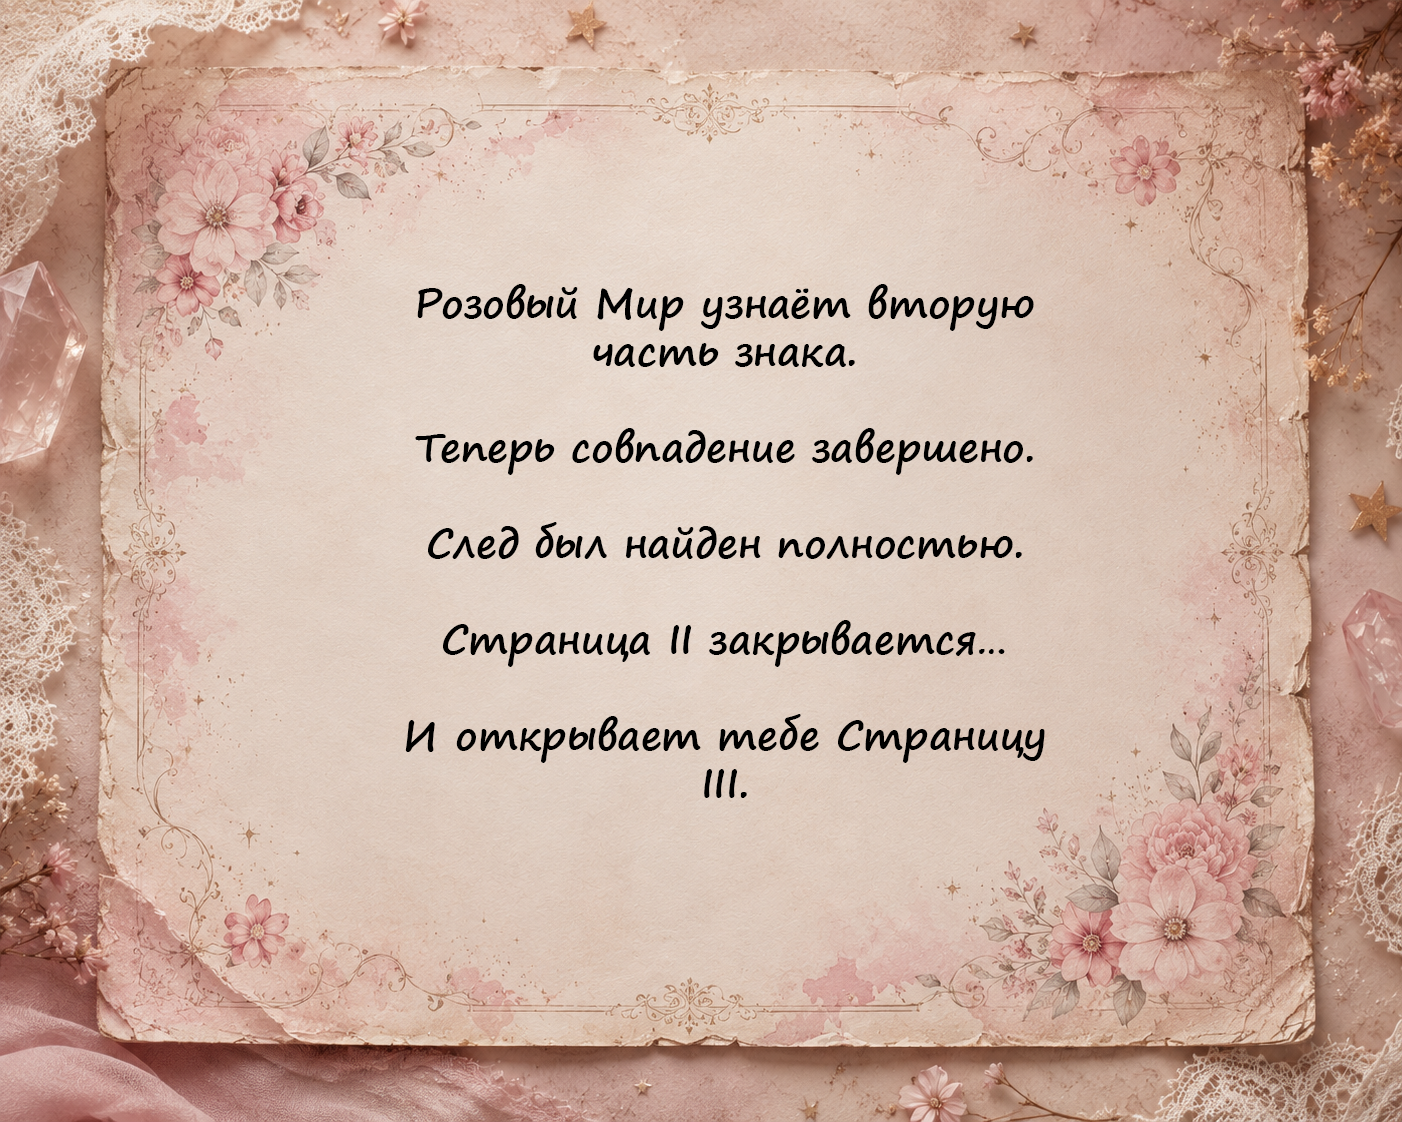
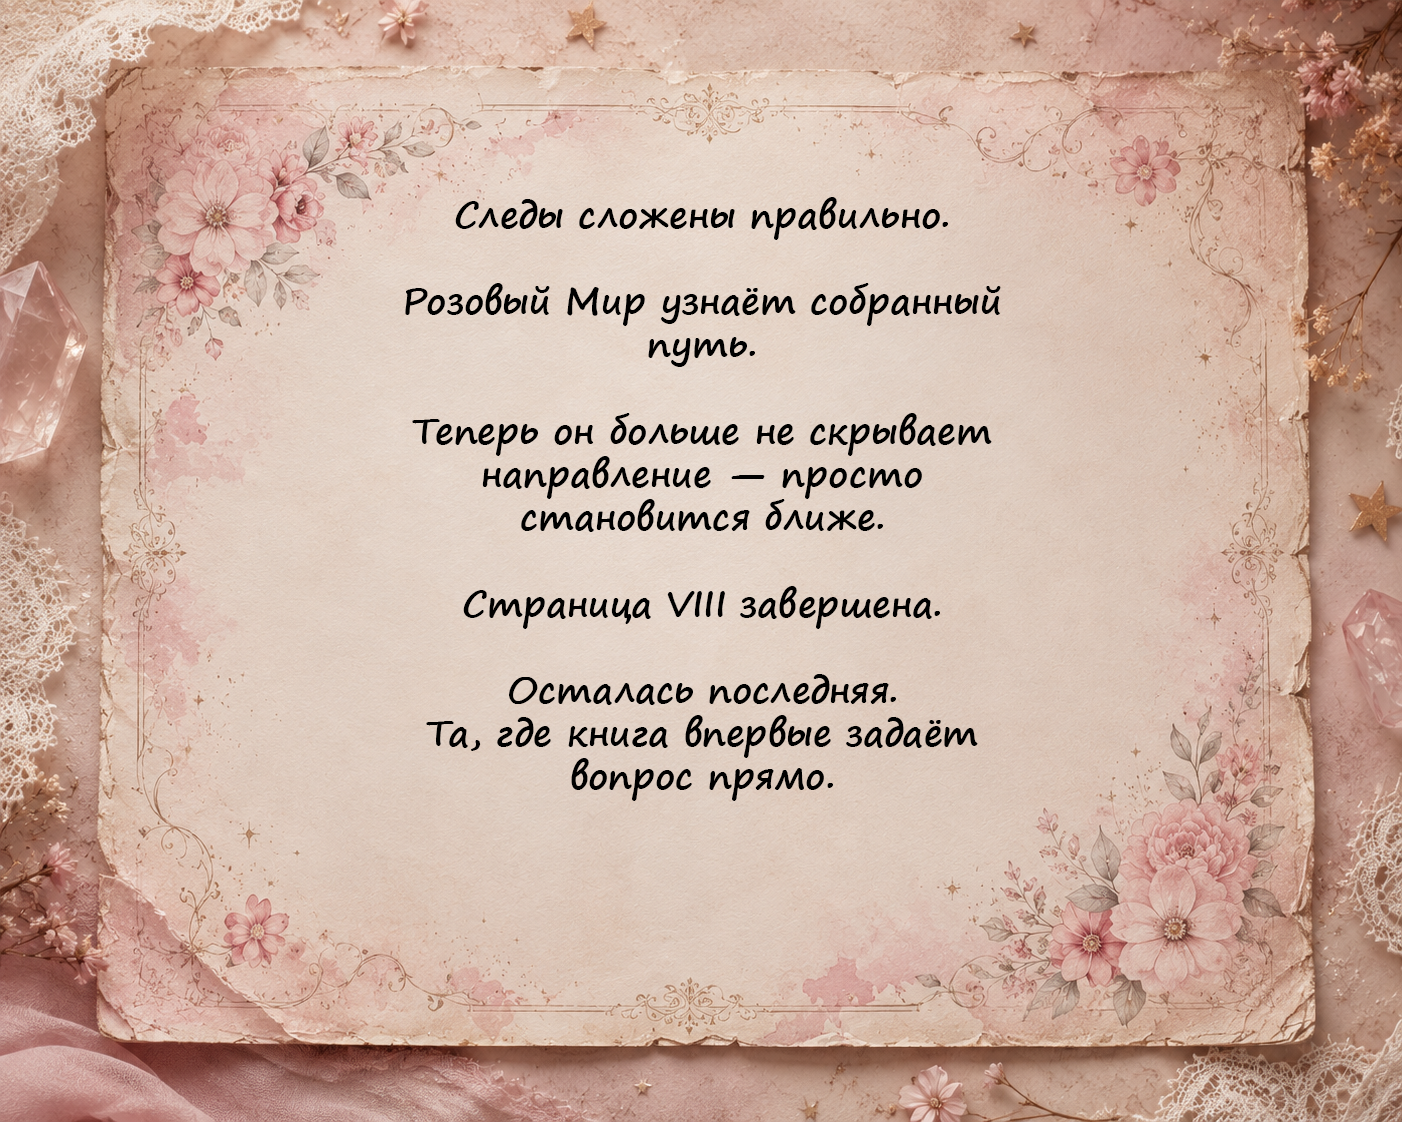
Layer changes from the first 1402 × 1122 image to the second:
renamed "Розовый Мир узнаёт вторую часть знака. Теперь совпадение завер" to "Следы сложены правильно. Розовый Мир узнаёт собранный путь. Т", painted on it over [405, 197, 1045, 801]